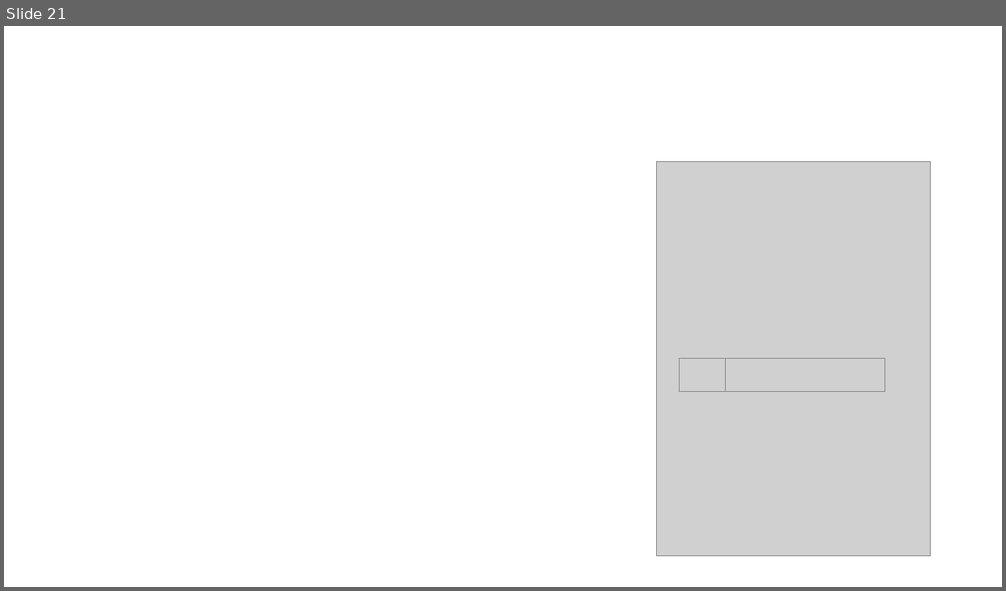
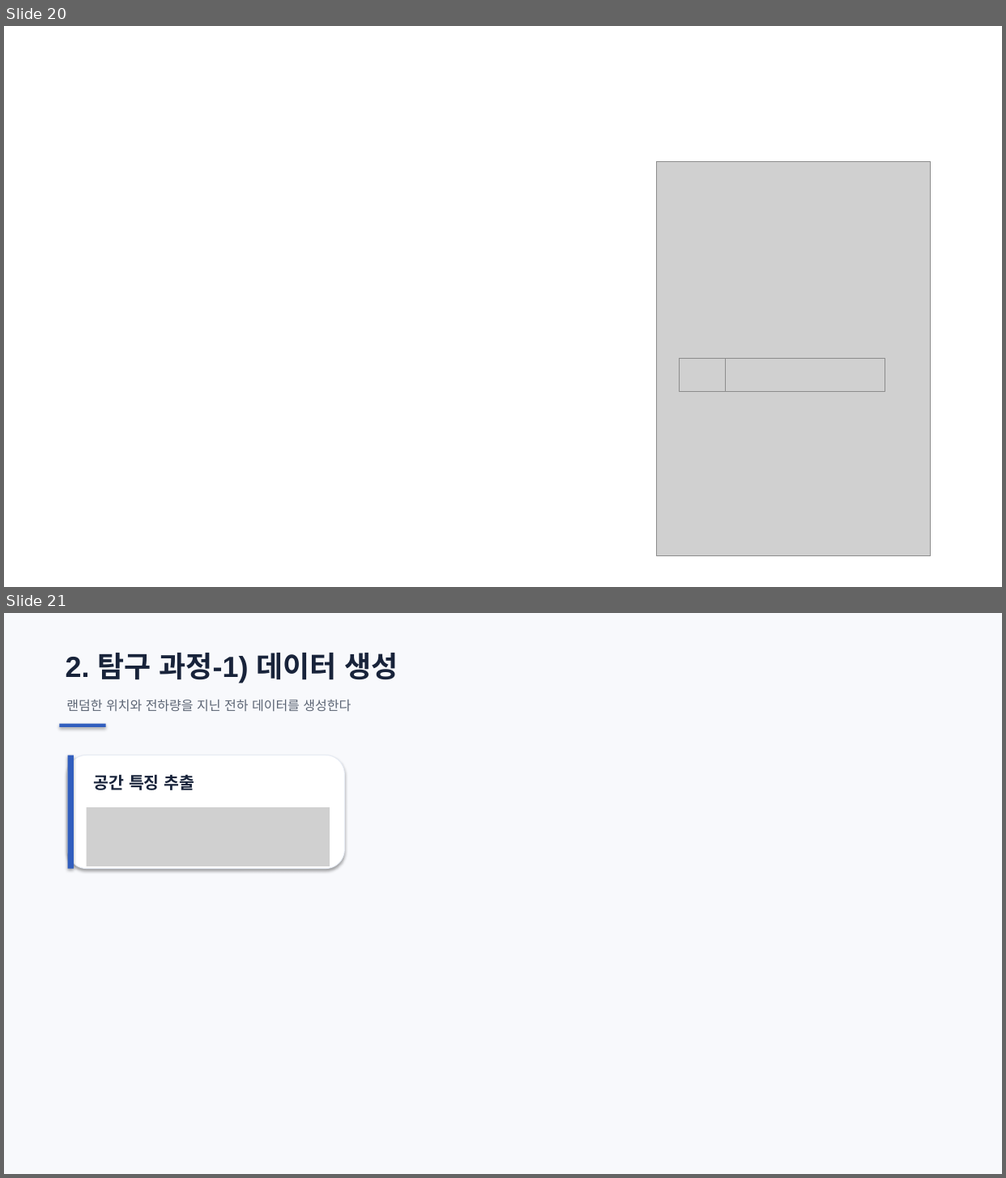
Before and after one commit to ohyunu525/KK-AI, a slide deck: Documents/보고서 파일.pptx. Shown one above the other, each under a label of ours: slide 21 before the commit, slides 20 and 21 after it. The pictures are 1006x591 and 1006x1178 pixels, drawn with LibreOffice and Linux fonts; fonts in the diff are those of the drawing; grey boxes stand for pictures; background and template pictures are left out. Boxes give left, top, right and bottom in pixels: in the first picture for what was removed or moved away, otherwise in the second. Text is boxed around its words. In the diff, an @@ line names an element or a change of style, - is before the commit and + after.

```diff
--- a/Documents/보고서 파일.pptx
+++ b/Documents/보고서 파일.pptx
@@ slide 21 added at box(4, 613, 1002, 1174), background #F8F9FC @@
@@ text added at box(66, 653, 398, 683), 28 pt, text #18233A, bold @@
+2. 탐구 과정-1) 데이터 생성
@@ text added at box(66, 699, 351, 712), 12.5 pt, text #5C6574 @@
+랜덤한 위치와 전하량을 지닌 전하 데이터를 생성한다
@@ rectangle added at box(59, 724, 106, 726), fill #315EBE @@
@@ rounded rectangle added at box(68, 756, 345, 869), fill #FFFFFF, outline #E6EBF4 0.75 pt @@
@@ rectangle added at box(68, 756, 74, 869), fill #315EBE @@
@@ text added at box(94, 774, 195, 790), 16 pt, text #18233A, bold @@
+공간 특징 추출
@@ picture added at box(87, 807, 330, 867) @@
@@ what was slide 21 is now slide 20 @@
```
Also in this commit, not shown: 5 slides changed, 10 other slides added, 2 slides removed, 3 other files.
